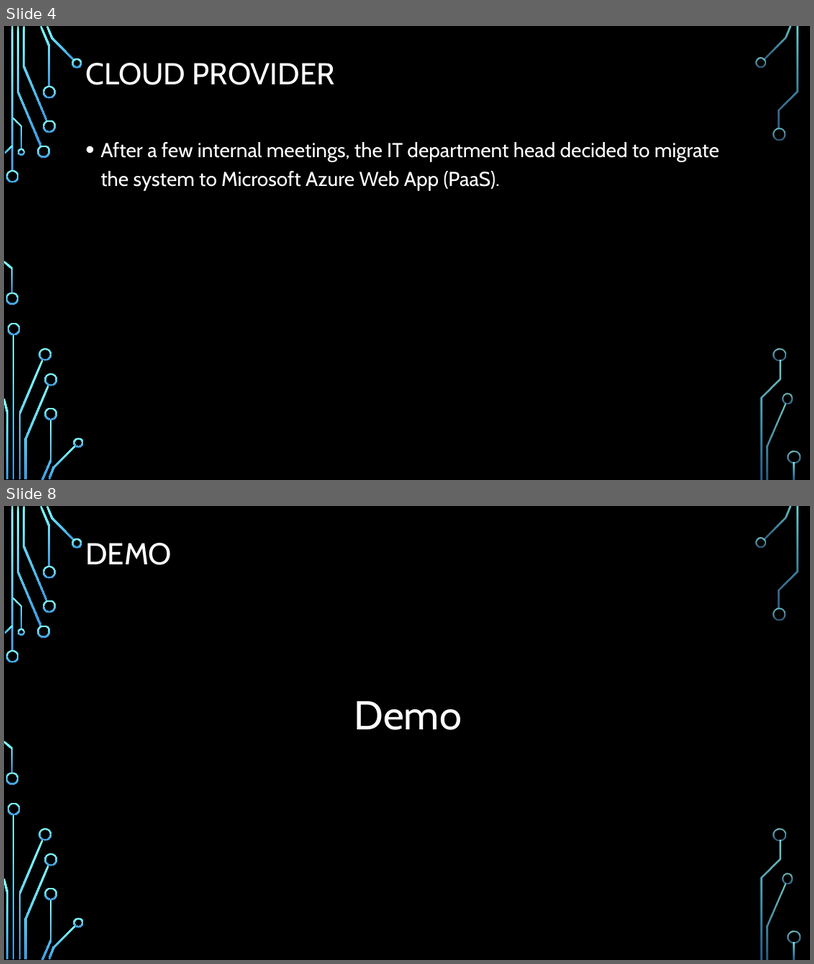
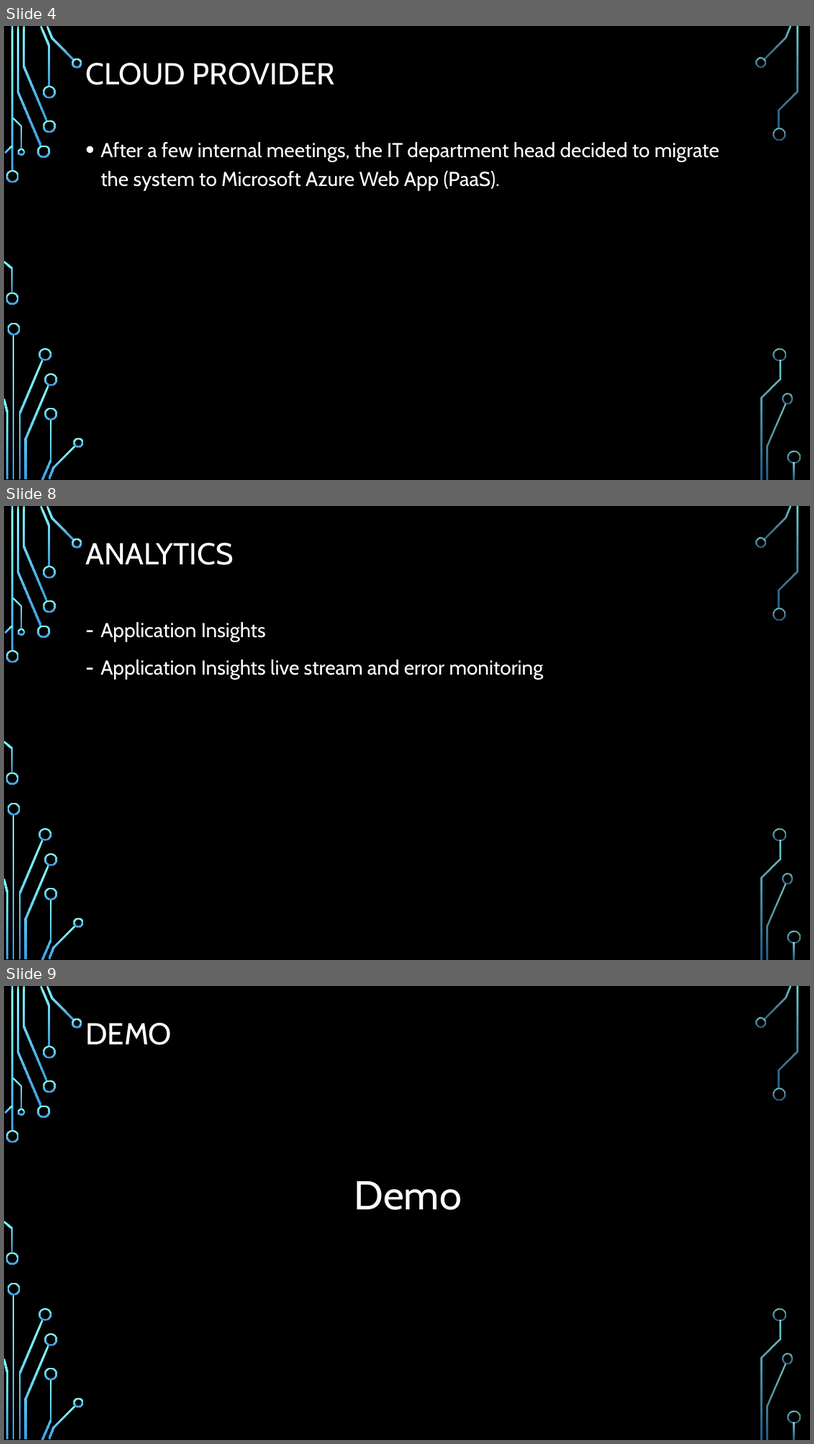
Before and after one commit to chenghao1983/c6c1d99d-502e-4a47-b8f5-35181e48b4fa_PT4, a slide deck: Doc/Active Learning on the Cloud - PT4.pptx. Shown one above the other, each under a label of ours: slides 4 and 8 before the commit, slides 4, 8 and 9 after it; the slides between them are not shown. The pictures are 814x964 and 814x1444 pixels, drawn with LibreOffice and Linux fonts; fonts in the diff are those of the drawing; background and template pictures are left out. Boxes give left, top, right and bottom in pixels: in the first picture for what was removed or moved away, otherwise in the second. Text is boxed around its words. In the diff, an @@ line names an element or a change of style, - is before the commit and + after.

```diff
--- a/Doc/Active Learning on the Cloud - PT4.pptx
+++ b/Doc/Active Learning on the Cloud - PT4.pptx
@@ slide 8 added at (4,506,810,960), background picture (left out); not listed: 36 template elements that a slide beside it also shows @@
@@ title added at (85,543,234,565), 36 pt, text #FFFFFF @@
+ANALYTICS
@@ text added at (100,622,544,679), 24 pt, text #FFFFFF @@
+– Application Insights
+– Application Insights live stream and error monitoring
@@ what was slide 8 is now slide 9 @@
```
Also in this commit, not shown: 3 slides changed.
